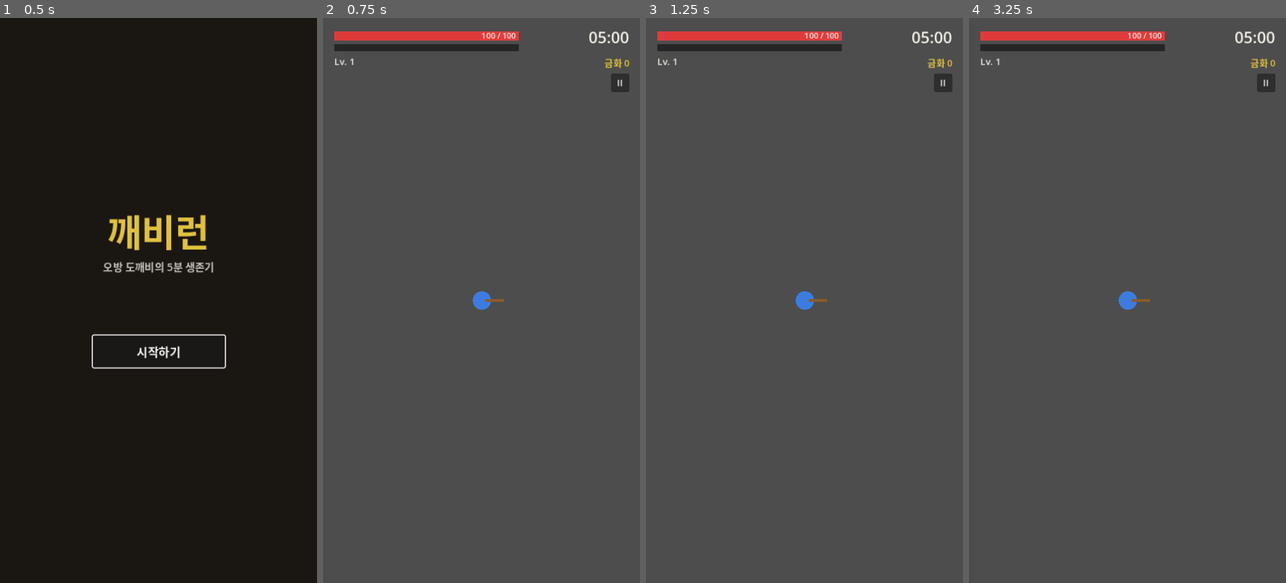
Above: before the commit, frames 1-4 (left to right).
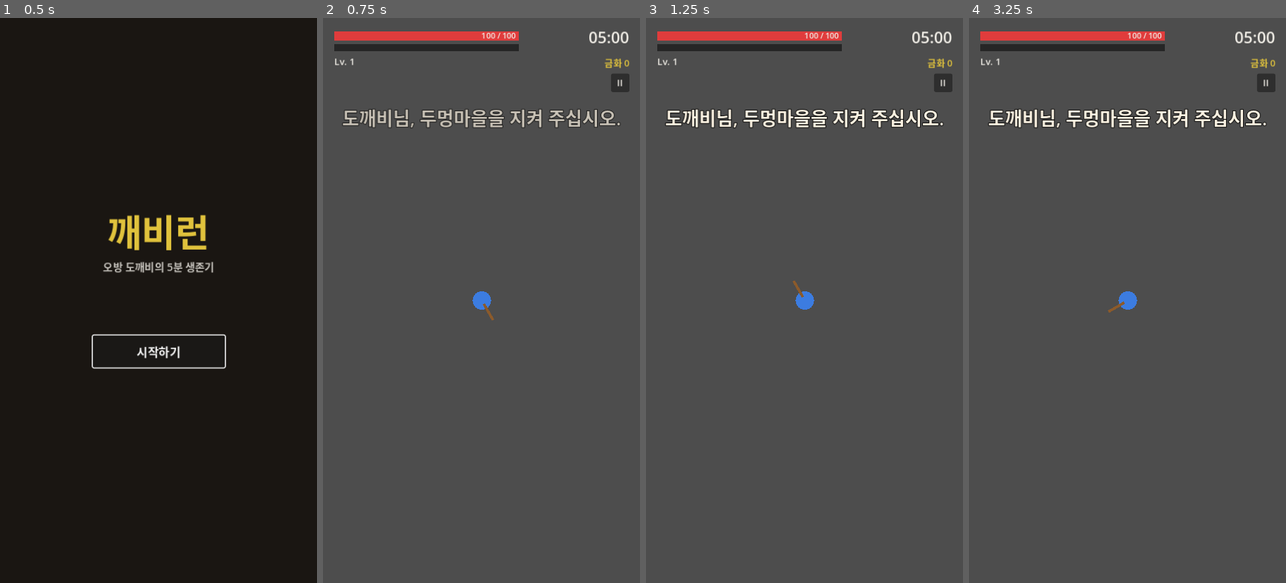
Above: after the commit, the same moments.

Repository: 0xb10ck/kkaebi-run
Game: Godot game, scene res://scenes/main_menu/main_menu.tscn
Same seed, same stepped clock (60 frames per second), same inputs: the game is played once before the commit and once after it.
Inputs:
- Up to frame 1 (0.5 s): no input
- Up to frame 2 (0.75 s): click "시작하기" at 0.5 s
- Up to frame 3 (1.25 s): no input
- Up to frame 4 (3.25 s): click "II" at 1.25 s; click "메인 메뉴로" at 2 s; click "시작하기" at 2.75 s

Frame 1 is identical in both runs. In frame 2, 1.5% of the frame differs, in the area x 6-94%, y 16-54%; in frame 3, 1.6%, in the area x 6-94%, y 16-51%; in frame 4, 1.6%.

Commit message:
feat: align all stats with phase1-spec, add difficulty scaling, spawn curves, toasts, bonus cards, gold shield rework
Co-Authored-By: Claude Opus 4.7 <noreply@anthropic.com>

Diff:
--- a/scenes/ui/result_screen.tscn
+++ b/scenes/ui/result_screen.tscn
@@ -34,7 +34,7 @@
 offset_top = 28.0
 offset_right = 352.0
 offset_bottom = 72.0
-text = "쓰러지셨습니다"
+text = "도깨비가 잠들었습니다"
 horizontal_alignment = 1
 vertical_alignment = 1
 theme_override_colors/font_color = Color(0.941, 0.929, 0.902, 1)
@@ -42,22 +42,23 @@
 
 [node name="Subtitle" type="Label" parent="Root/Panel"]
 layout_mode = 0
-offset_left = 0.0
+offset_left = 8.0
 offset_top = 76.0
-offset_right = 352.0
-offset_bottom = 100.0
-text = "다음에는 더 멀리 가실 수 있습니다"
+offset_right = 344.0
+offset_bottom = 124.0
+text = "신목의 기운을 다시 모으기까지 잠시 기다려 주십시오."
 horizontal_alignment = 1
 vertical_alignment = 1
+autowrap_mode = 2
 theme_override_colors/font_color = Color(0.941, 0.929, 0.902, 0.7)
 theme_override_font_sizes/font_size = 14
 
 [node name="Stats" type="Control" parent="Root/Panel"]
 layout_mode = 0
 offset_left = 20.0
-offset_top = 120.0
+offset_top = 144.0
 offset_right = 332.0
-offset_bottom = 280.0
+offset_bottom = 304.0
 
 [node name="SurviveRow" type="Control" parent="Root/Panel/Stats"]
 layout_mode = 0
@@ -103,7 +104,7 @@
 offset_top = 0.0
 offset_right = 156.0
 offset_bottom = 32.0
-text = "처치 수"
+text = "처치한 잡귀"
 horizontal_alignment = 0
 vertical_alignment = 1
 theme_override_colors/font_color = Color(0.941, 0.929, 0.902, 1)
@@ -134,7 +135,7 @@
 offset_top = 0.0
 offset_right = 156.0
 offset_bottom = 32.0
-text = "최고 레벨"
+text = "도달 레벨"
 horizontal_alignment = 0
 vertical_alignment = 1
 theme_override_colors/font_color = Color(0.941, 0.929, 0.902, 1)
@@ -165,7 +166,7 @@
 offset_top = 0.0
 offset_right = 156.0
 offset_bottom = 32.0
-text = "획득 금화"
+text = "획득한 금화"
 horizontal_alignment = 0
 vertical_alignment = 1
 theme_override_colors/font_color = Color(0.941, 0.929, 0.902, 1)
@@ -186,17 +187,17 @@
 [node name="RestartButton" type="Button" parent="Root/Panel"]
 layout_mode = 0
 offset_left = 76.0
-offset_top = 332.0
+offset_top = 356.0
 offset_right = 276.0
-offset_bottom = 376.0
-text = "다시 시작"
+offset_bottom = 400.0
+text = "다시 도전하기"
 theme_override_font_sizes/font_size = 16
 
 [node name="MainMenuButton" type="Button" parent="Root/Panel"]
 layout_mode = 0
 offset_left = 76.0
-offset_top = 388.0
+offset_top = 412.0
 offset_right = 276.0
-offset_bottom = 432.0
-text = "메인 메뉴로"
-theme_override_font_sizes/font_size = 16
+offset_bottom = 456.0
+text = "메인 메뉴로 돌아가기"
+theme_override_font_sizes/font_size = 16
--- /dev/null
+++ b/scenes/ui/toast.tscn
@@ -0,0 +1,22 @@
+[gd_scene load_steps=2 format=3 uid="uid://b00kkaebi0toast0"]
+
+[ext_resource type="Script" path="res://scripts/toast.gd" id="1_toast"]
+
+[node name="Toast" type="CanvasLayer"]
+layer = 25
+script = ExtResource("1_toast")
+
+[node name="Label" type="Label" parent="."]
+offset_left = 16.0
+offset_top = 120.0
+offset_right = 464.0
+offset_bottom = 180.0
+text = ""
+horizontal_alignment = 1
+vertical_alignment = 1
+autowrap_mode = 2
+clip_text = false
+theme_override_colors/font_color = Color(0.984, 0.949, 0.886, 1)
+theme_override_colors/font_outline_color = Color(0, 0, 0, 1)
+theme_override_constants/outline_size = 4
+theme_override_font_sizes/font_size = 28
--- a/scripts/enemy.gd
+++ b/scripts/enemy.gd
@@ -3,6 +3,7 @@
 
 
 const CONTACT_COOLDOWN: float = 0.5
+const REHIT_COOLDOWN: float = 0.4
 const EXP_GEM_PATH: String = "res://scenes/gameplay/exp_gem.tscn"
 
 
@@ -22,6 +23,7 @@
 var _slow_factor: float = 1.0
 var _slow_remaining: float = 0.0
 var _stun_remaining: float = 0.0
+var _last_hit_by: Dictionary = {}
 
 @onready var _contact_area: Area2D = $ContactArea if has_node("ContactArea") else null
 
@@ -116,9 +118,26 @@
 	pass
 
 
-func take_damage(amount: int) -> void:
+func apply_time_scaling(elapsed: float) -> void:
+	var t: float = maxf(0.0, elapsed)
+	var hp_mult: float = 1.0 + floor(t / 30.0) * 0.10
+	var speed_mult: float = 1.0 + floor(t / 60.0) * 0.05
+	var dmg_mult: float = 1.0 + floor(t / 90.0) * 0.10
+	max_hp = int(round(float(max_hp) * hp_mult))
+	move_speed = move_speed * speed_mult
+	contact_damage = int(round(float(contact_damage) * dmg_mult))
+	hp = max_hp
+
+
+func take_damage(amount: int, attacker: Object = null) -> void:
 	if is_dying:
 		return
+	if attacker != null:
+		var aid: int = attacker.get_instance_id()
+		var now: float = Time.get_ticks_msec() / 1000.0
+		if _last_hit_by.has(aid) and (now - float(_last_hit_by[aid])) < REHIT_COOLDOWN:
+			return
+		_last_hit_by[aid] = now
 	hp = max(0, hp - amount)
 	if hp <= 0:
 		die()
--- a/scripts/enemy_egg.gd
+++ b/scripts/enemy_egg.gd
@@ -7,10 +7,12 @@
 
 
 func _ready() -> void:
-	max_hp = 4
-	move_speed = 120.0
-	contact_damage = 5
-	exp_drop_value = 1
+	max_hp = 15
+	move_speed = 140.0
+	contact_damage = 6
+	exp_drop_value = 2
+	coin_drop_value = 1
+	coin_drop_chance = 0.15
 	hp = max_hp
 	super._ready()
 
--- a/scripts/enemy_fire.gd
+++ b/scripts/enemy_fire.gd
@@ -3,9 +3,11 @@
 
 func _ready() -> void:
 	max_hp = 8
-	move_speed = 60.0
-	contact_damage = 8
+	move_speed = 80.0
+	contact_damage = 4
 	exp_drop_value = 1
+	coin_drop_value = 1
+	coin_drop_chance = 0.10
 	hp = max_hp
 	super._ready()
 
--- a/scripts/enemy_water.gd
+++ b/scripts/enemy_water.gd
@@ -1,17 +1,17 @@
 extends Enemy
 
 
-const SLOW_FACTOR: float = 0.5
-const SLOW_DURATION: float = 1.5
+const SLOW_FACTOR: float = 0.7
+const SLOW_DURATION: float = 1.0
 
 
 func _ready() -> void:
-	max_hp = 15
-	move_speed = 80.0
-	contact_damage = 12
+	max_hp = 40
+	move_speed = 50.0
+	contact_damage = 10
 	exp_drop_value = 5
 	coin_drop_value = 2
-	coin_drop_chance = 1.0
+	coin_drop_chance = 0.50
 	hp = max_hp
 	super._ready()
 
--- a/scripts/level_up_panel.gd
+++ b/scripts/level_up_panel.gd
@@ -31,18 +31,24 @@
 		var offer: Dictionary = offers[i]
 		_apply_offer_to_card(card, offer)
 		var button: Button = card.get_node("VBoxContainer/SelectButton") as Button
-		var skill_id: String = String(offer["id"])
+		var offer_local: Dictionary = offer
 		var cb: Callable = func() -> void:
-			_on_pick(skill_id, player, manager)
+			_on_pick(offer_local, player, manager)
 		button.pressed.connect(cb)
 		_connected.append({"btn": button, "cb": cb})
 	visible = true
 	get_tree().paused = true
 
 
-func _on_pick(skill_id: String, player: Node, manager: Node) -> void:
-	if is_instance_valid(manager) and manager.has_method("acquire"):
-		manager.acquire(skill_id, player)
+func _on_pick(offer: Dictionary, player: Node, manager: Node) -> void:
+	var type_str: String = String(offer.get("type", "skill"))
+	var pick_id: String = String(offer["id"])
+	if type_str == "bonus":
+		if is_instance_valid(player) and player.has_method("apply_bonus"):
+			player.apply_bonus(pick_id)
+	else:
+		if is_instance_valid(manager) and manager.has_method("acquire"):
+			manager.acquire(pick_id, player)
 	_disconnect_all()
 	visible = false
 	get_tree().paused = false
--- a/scripts/main.gd
+++ b/scripts/main.gd
@@ -7,23 +7,43 @@
 const HUD_SCENE: PackedScene = preload("res://scenes/ui/hud.tscn")
 const RESULT_SCENE: PackedScene = preload("res://scenes/ui/result_screen.tscn")
 const PAUSE_SCENE: PackedScene = preload("res://scenes/ui/pause_menu.tscn")
+const TOAST_SCENE: PackedScene = preload("res://scenes/ui/toast.tscn")
 const MAIN_MENU_PATH: String = "res://scenes/main_menu/main_menu.tscn"
 
 const STAGE_DURATION: float = 300.0
-const SPAWN_INTERVAL_INITIAL: float = 2.0
-const SPAWN_INTERVAL_MIN: float = 0.3
-const SPAWN_INTERVAL_STEP: float = 0.2
-const SPAWN_INTERVAL_PERIOD: float = 30.0
 
 const SPAWN_RADIUS_MIN: float = 300.0
 const SPAWN_RADIUS_MAX: float = 400.0
 
-const EGG_FLOCK_MIN: int = 3
-const EGG_FLOCK_MAX: int = 5
-const EGG_FLOCK_SPREAD: float = 40.0
-
-const COUNT_TIER1_AT: float = 100.0
-const COUNT_TIER2_AT: float = 200.0
+const EGG_FLOCK_SIZE: int = 4
+const EGG_FLOCK_SPACING: float = 30.0
+
+const ENEMY_CAP: int = 120
+const ZERO_POLL_INTERVAL: float = 1.0
+
+# §7.5 toast copy.
+const TOAST_START: String = "도깨비님, 두멍마을을 지켜 주십시오."
+const TOAST_FIRST_LEVEL: String = "힘이 차오릅니다. 신통을 골라 주십시오."
+const TOAST_AT_90S: String = "물귀신이 다가옵니다. 발을 조심하십시오."
+const TOAST_AT_240S: String = "검은 안개가 짙어집니다. 곧 끝이 보입니다."
+const TOAST_AT_290S: String = "잠시만 더 버텨 주십시오."
+const TOAST_CLEAR_IMMINENT: String = "두멍마을의 새벽이 밝아옵니다."
+
+# Fire the "clear imminent" toast a few seconds before the stage clears so the
+# 1.5s toast fully plays before the result screen takes over.
+const TOAST_CLEAR_IMMINENT_AT: float = 297.0
+
+# §5.2 spawn curve. Rows are sorted by t_start ascending — _current_tier() picks
+# the latest row whose t_start <= elapsed. {type}_n=0 means that type is off in
+# the tier; in that case the timer polls every ZERO_POLL_INTERVAL seconds.
+const SPAWN_TIERS: Array = [
+	{"t_start":   0.0, "fire_n":  8, "fire_p": 15.0, "egg_n": 0, "egg_p": 20.0, "water_n": 0, "water_p": 30.0},
+	{"t_start":  30.0, "fire_n": 12, "fire_p": 15.0, "egg_n": 1, "egg_p": 20.0, "water_n": 0, "water_p": 30.0},
+	{"t_start":  90.0, "fire_n": 16, "fire_p": 15.0, "egg_n": 2, "egg_p": 20.0, "water_n": 1, "water_p": 30.0},
+	{"t_start": 150.0, "fire_n": 24, "fire_p": 15.0, "egg_n": 3, "egg_p": 20.0, "water_n": 1, "water_p": 20.0},
+	{"t_start": 210.0, "fire_n": 32, "fire_p": 15.0, "egg_n": 4, "egg_p": 20.0, "water_n": 2, "water_p": 20.0},
+	{"t_start": 270.0, "fire_n": 40, "fire_p": 10.0, "egg_n": 6, "egg_p": 15.0, "water_n": 3, "water_p": 15.0},
+]
 
 
 enum State { PLAYING, DEAD, CLEARED }
@@ -33,7 +53,9 @@
 @onready var player: Node2D = $Player
 @onready var enemy_container: Node2D = $EnemyContainer
 
-var _spawn_timer: float = 0.0
+var _fire_timer: float = 0.0
+var _egg_timer: float = 0.0
+var _water_timer: float = 0.0
 var skill_manager: SkillManager
 var level_up_panel: CanvasLayer
 var _level_up_queue: int = 0
@@ -51,6 +73,13 @@
 var _hud: CanvasLayer
 var _result_screen: CanvasLayer
 var _pause_menu: CanvasLayer
+var _toast: CanvasLayer
+
+var _toast_first_level_done: bool = false
+var _toast_90_done: bool = false
+var _toast_240_done: bool = false
+var _toast_290_done: bool = false
+var _toast_clear_done: bool = false
 
 
 func _ready() -> void:
@@ -69,6 +98,8 @@
 	add_child(_pause_menu)
 	_result_screen = RESULT_SCENE.instantiate()
 	add_child(_result_screen)
+	_toast = TOAST_SCENE.instantiate()
+	add_child(_toast)
 
 	if is_instance_valid(player):
 		if player.has_signal("hp_changed"):
@@ -91,11 +122,13 @@
 		max_level = _current_level
 		_current_exp = int(player.exp)
 		_current_exp_to_next = int(player.exp_to_next)
-		_hud.set_hp(int(player.hp), int(player.MAX_HP))
+		_hud.set_hp(int(player.hp), int(player.max_hp))
 		_hud.set_exp(_current_exp, _current_exp_to_next, _current_level)
 	_hud.set_coins(coins)
 	_hud.set_time(time_left)
 
+	_show_toast(TOAST_START)
+
 
 func _on_player_level_up(level: int) -> void:
 	_current_level = level
@@ -103,6 +136,9 @@
 	if _hud:
 		_hud.set_exp(_current_exp, _current_exp_to_next, level)
 		_hud.level_up_effect()
+	if not _toast_first_level_done:
+		_toast_first_level_done = true
+		_show_toast(TOAST_FIRST_LEVEL)
 	_level_up_queue += 1
 	_present_next_offer()
 
@@ -196,60 +232,127 @@
 	time_left = maxf(0.0, time_left - delta)
 	if _hud:
 		_hud.set_time(time_left)
+	var elapsed: float = STAGE_DURATION - time_left
+	_tick_time_toasts(elapsed)
 	if time_left <= 0.0:
 		_on_stage_cleared()
 		return
-	_spawn_timer -= delta
-	if _spawn_timer <= 0.0:
-		_spawn_wave()
-		_spawn_timer = _current_spawn_interval()
-
-
-func _current_spawn_interval() -> float:
+	_tick_spawns(delta)
+
+
+func _tick_time_toasts(elapsed: float) -> void:
+	if not _toast_90_done and elapsed >= 90.0:
+		_toast_90_done = true
+		_show_toast(TOAST_AT_90S)
+	if not _toast_240_done and elapsed >= 240.0:
+		_toast_240_done = true
+		_show_toast(TOAST_AT_240S)
+	if not _toast_290_done and elapsed >= 290.0:
+		_toast_290_done = true
+		_show_toast(TOAST_AT_290S)
+	if not _toast_clear_done and elapsed >= TOAST_CLEAR_IMMINENT_AT:
+		_toast_clear_done = true
+		_show_toast(TOAST_CLEAR_IMMINENT)
+
+
+func _show_toast(text: String) -> void:
+	if _toast and _toast.has_method("show_message"):
+		_toast.show_message(text)
+
+
+func _tick_spawns(delta: float) -> void:
 	var elapsed: float = STAGE_DURATION - time_left
-	var step_count: int = int(elapsed / SPAWN_INTERVAL_PERIOD)
-	var interval: float = SPAWN_INTERVAL_INITIAL - SPAWN_INTERVAL_STEP * float(step_count)
-	return maxf(SPAWN_INTERVAL_MIN, interval)
-
-
-func _current_spawn_count() -> int:
-	var elapsed: float = STAGE_DURATION - time_left
-	if elapsed < COUNT_TIER1_AT:
-		return 1
-	if elapsed < COUNT_TIER2_AT:
-		return 2
-	return 3
-
-
-func _spawn_wave() -> void:
-	var count: int = _current_spawn_count()
-	for i in count:
-		var pick: int = randi() % 3
-		if pick == 0:
-			_spawn_single(ENEMY_FIRE)
-		elif pick == 1:
-			_spawn_egg_flock()
+	var tier: Dictionary = _current_tier(elapsed)
+
+	_fire_timer -= delta
+	if _fire_timer <= 0.0:
+		if int(tier["fire_n"]) > 0:
+			_spawn_single(ENEMY_FIRE, elapsed)
+			_fire_timer = float(tier["fire_p"]) / float(tier["fire_n"])
 		else:
-			_spawn_single(ENEMY_WATER)
-
-
-func _spawn_single(scene: PackedScene) -> void:
+			_fire_timer = ZERO_POLL_INTERVAL
+
+	_egg_timer -= delta
+	if _egg_timer <= 0.0:
+		if int(tier["egg_n"]) > 0:
+			_spawn_egg_flock(elapsed)
+			_egg_timer = float(tier["egg_p"]) / float(tier["egg_n"])
+		else:
+			_egg_timer = ZERO_POLL_INTERVAL
+
+	_water_timer -= delta
+	if _water_timer <= 0.0:
+		if int(tier["water_n"]) > 0:
+			_spawn_single(ENEMY_WATER, elapsed)
+			_water_timer = float(tier["water_p"]) / float(tier["water_n"])
+		else:
+			_water_timer = ZERO_POLL_INTERVAL
+
+
+func _current_tier(elapsed: float) -> Dictionary:
+	var picked: Dictionary = SPAWN_TIERS[0]
+	for row in SPAWN_TIERS:
+		if elapsed >= float(row["t_start"]):
+			picked = row
+		else:
+			break
+	return picked
+
+
+func _spawn_single(scene: PackedScene, elapsed: float) -> void:
+	_enforce_cap(1)
 	var enemy: Node2D = scene.instantiate()
 	enemy.global_position = _random_spawn_point()
 	enemy_container.add_child(enemy)
-
-
-func _spawn_egg_flock() -> void:
+	if enemy.has_method("apply_time_scaling"):
+		enemy.apply_time_scaling(elapsed)
+
+
+func _spawn_egg_flock(elapsed: float) -> void:
+	_enforce_cap(EGG_FLOCK_SIZE)
 	var center: Vector2 = _random_spawn_point()
-	var n: int = randi_range(EGG_FLOCK_MIN, EGG_FLOCK_MAX)
-	for i in n:
-		var offset: Vector2 = Vector2(
-			randf_range(-EGG_FLOCK_SPREAD, EGG_FLOCK_SPREAD),
-			randf_range(-EGG_FLOCK_SPREAD, EGG_FLOCK_SPREAD)
-		)
+	var half: float = EGG_FLOCK_SPACING * 0.5
+	var offsets: Array = [
+		Vector2(-half, -half),
+		Vector2( half, -half),
+		Vector2(-half,  half),
+		Vector2( half,  half),
+	]
+	for off in offsets:
 		var enemy: Node2D = ENEMY_EGG.instantiate()
-		enemy.global_position = center + offset
+		enemy.global_position = center + off
 		enemy_container.add_child(enemy)
+		if enemy.has_method("apply_time_scaling"):
+			enemy.apply_time_scaling(elapsed)
+
+
+func _enforce_cap(extra: int) -> void:
+	var available: int = ENEMY_CAP - enemy_container.get_child_count()
+	while available < extra:
+		var farthest: Node2D = _find_farthest_enemy()
+		if farthest == null:
+			return
+		enemy_container.remove_child(farthest)
+		farthest.queue_free()
+		available += 1
+
+
+func _find_farthest_enemy() -> Node2D:
+	if not is_instance_valid(player):
+		return null
+	var farthest: Node2D = null
+	var max_dist_sq: float = -1.0
+	var ppos: Vector2 = player.global_position
+	for child in enemy_container.get_children():
+		if not (child is Enemy):
+			continue
+		if child.is_dying:
+			continue
+		var d: float = (child.global_position - ppos).length_squared()
+		if d > max_dist_sq:
+			max_dist_sq = d
+			farthest = child
+	return farthest
 
 
 func _random_spawn_point() -> Vector2:
--- a/scripts/player.gd
+++ b/scripts/player.gd
@@ -1,12 +1,13 @@
 extends CharacterBody2D
 
 
-const SPEED: float = 200.0
-const MAX_HP: int = 100
-const INVINCIBLE_TIME: float = 0.5
+const SPEED: float = 180.0
+const BASE_MAX_HP: int = 100
+const INVINCIBLE_TIME: float = 0.6
 const ATTACK_INTERVAL: float = 1.0
 const ATTACK_RADIUS: float = 80.0
-const ATTACK_DAMAGE: int = 20
+const ATTACK_DAMAGE: int = 12
+const BAT_ROTATION_SPEED: float = TAU
 
 
 signal hp_changed(hp: int, max_hp: int)
@@ -15,13 +16,15 @@
 signal died
 
 
-var hp: int = MAX_HP
+var max_hp: int = BASE_MAX_HP
+var hp: int = BASE_MAX_HP
 var level: int = 1
 var exp: int = 0
-var exp_to_next: int = 15
+var exp_to_next: int = 5
 var invincible: bool = false
 var attack_timer: float = 0.0
-var shield_chance: float = 0.0
+var move_speed_mult: float = 1.0
+var exp_gain_mult: float = 1.0
 var _slow_factor: float = 1.0
 var _slow_remaining: float = 0.0
 
@@ -30,7 +33,6 @@
 @onready var _camera: Camera2D = $Camera2D
 @onready var _bat: Node2D = $Bat
 
-var _bat_tween: Tween
 var _dead: bool = false
 
 
@@ -38,7 +40,7 @@
 	add_to_group("player")
 	_camera.make_current()
 	_exp_pickup_area.area_entered.connect(_on_exp_pickup_area_entered)
-	hp_changed.emit(hp, MAX_HP)
+	hp_changed.emit(hp, max_hp)
 	level_up.emit(level)
 	exp_changed.emit(exp, exp_to_next)
 
@@ -53,8 +55,11 @@
 			_slow_remaining = 0.0
 			_slow_factor = 1.0
 	var dir: Vector2 = Input.get_vector("ui_left", "ui_right", "ui_up", "ui_down")
-	velocity = dir * SPEED * _slow_factor
+	velocity = dir * SPEED * move_speed_mult * _slow_factor
 	move_and_slide()
+
+	if is_instance_valid(_bat):
+		_bat.rotation = fmod(_bat.rotation + BAT_ROTATION_SPEED * delta, TAU)
 
 	attack_timer += delta
 	if attack_timer >= ATTACK_INTERVAL:
@@ -65,21 +70,10 @@
 func _perform_attack() -> void:
 	for body in _attack_area.get_overlapping_bodies():
 		if body.has_method("take_damage"):
-			body.take_damage(ATTACK_DAMAGE)
+			body.take_damage(ATTACK_DAMAGE, self)
 	for area in _attack_area.get_overlapping_areas():
 		if area.has_method("take_damage"):
-			area.take_damage(ATTACK_DAMAGE)
-	_spin_bat()
-
-
-func _spin_bat() -> void:
-	if not is_instance_valid(_bat):
-		return
-	if _bat_tween and _bat_tween.is_valid():
-		_bat_tween.kill()
-	_bat.rotation = 0.0
-	_bat_tween = create_tween()
-	_bat_tween.tween_property(_bat, "rotation", TAU, 0.3)
+			area.take_damage(ATTACK_DAMAGE, self)
 
 
 func apply_slow(factor: float, duration: float) -> void:
@@ -95,10 +89,11 @@
 func take_damage(amount: int) -> void:
 	if _dead or invincible:
 		return
-	if shield_chance > 0.0 and randf() < shield_chance:
+	var shield: Node = get_node_or_null("GoldShield")
+	if shield and shield.has_method("try_absorb") and shield.try_absorb():
 		return
 	hp = max(0, hp - amount)
-	hp_changed.emit(hp, MAX_HP)
+	hp_changed.emit(hp, max_hp)
 	if hp <= 0:
 		_dead = true
 		died.emit()
@@ -107,6 +102,20 @@
 	await get_tree().create_timer(INVINCIBLE_TIME).timeout
 	if is_instance_valid(self):
 		invincible = false
+
+
+func apply_bonus(bonus_id: String) -> void:
+	if _dead:
+		return
+	match bonus_id:
+		"bonus_max_hp":
+			max_hp += 20
+			hp += 20
+			hp_changed.emit(hp, max_hp)
+		"bonus_speed":
+			move_speed_mult += 0.05
+		"bonus_exp_gain":
+			exp_gain_mult += 0.10
 
 
 func _on_exp_pickup_area_entered(area: Area2D) -> void:
@@ -121,7 +130,10 @@
 		area.collect()
 	else:
 		area.queue_free()
-	_add_exp(value)
+	var adjusted: int = int(round(float(value) * exp_gain_mult))
+	if adjusted < 1:
+		adjusted = 1
+	_add_exp(adjusted)
 
 
 func _add_exp(amount: int) -> void:
@@ -129,10 +141,23 @@
 	while exp >= exp_to_next:
 		exp -= exp_to_next
 		level += 1
-		exp_to_next = level * 15
+		exp_to_next = _required_exp_for_level(level)
 		level_up.emit(level)
 	exp_changed.emit(exp, exp_to_next)
 
 
+func _required_exp_for_level(lv: int) -> int:
+	if lv <= 1:
+		return 5
+	elif lv == 2:
+		return 8
+	elif lv == 3:
+		return 12
+	elif lv == 4:
+		return 16
+	else:
+		return 16 + (lv - 4) * 6
+
+
 func _draw() -> void:
 	draw_circle(Vector2.ZERO, 14.0, Color("#3C7CE0"))
--- a/scripts/result_screen.gd
+++ b/scripts/result_screen.gd
@@ -7,10 +7,11 @@
 
 const STAGE_FULL_SEC: int = 300
 
-const TITLE_DIED: String = "쓰러지셨습니다"
-const SUBTITLE_DIED: String = "다음에는 더 멀리 가실 수 있습니다"
-const TITLE_CLEAR: String = "5분을 버텨내셨습니다"
-const SUBTITLE_CLEAR: String = "깨비런 첫 스테이지를 클리어하셨어요"
+# §7.2 / §7.3 result-screen copy.
+const TITLE_DIED: String = "도깨비가 잠들었습니다"
+const SUBTITLE_DIED: String = "신목의 기운을 다시 모으기까지 잠시 기다려 주십시오."
+const TITLE_CLEAR: String = "스테이지를 완수하셨습니다"
+const SUBTITLE_CLEAR: String = "두멍마을의 밤이 다시 조용해졌습니다. 도깨비님 덕분입니다."
 
 
 @onready var _root: Control = $Root
--- a/scripts/skill_manager.gd
+++ b/scripts/skill_manager.gd
@@ -27,7 +27,7 @@
 	"gold_shield": {
 		"name": "금빛 방패",
 		"color": "#F0EDE6",
-		"desc": "피격 시 30% 확률로 반사합니다",
+		"desc": "1회 피격을 완전히 막아주는 보호막. 소진 후 5초 뒤 재생성됩니다.",
 		"scene": preload("res://scenes/skills/gold_shield.tscn"),
 	},
 	"rock_throw": {
@@ -35,6 +35,24 @@
 		"color": "#E0C23C",
 		"desc": "가장 먼 적에게 발사, 스턴 0.5초",
 		"scene": preload("res://scenes/skills/rock_throw.tscn"),
+	},
+}
+
+const BONUS_DEFS: Dictionary = {
+	"bonus_max_hp": {
+		"name": "최대 HP +20",
+		"color": "#E07A3C",
+		"desc": "최대 체력이 20 증가하고 즉시 회복됩니다.",
+	},
+	"bonus_speed": {
+		"name": "이동 속도 +5%",
+		"color": "#7AC4FF",
+		"desc": "이동 속도가 영구적으로 5% 증가합니다.",
+	},
+	"bonus_exp_gain": {
+		"name": "경험치 획득량 +10%",
+		"color": "#B8E03C",
+		"desc": "경험치 보석에서 얻는 경험치가 영구적으로 10% 증가합니다.",
 	},
 }
 
@@ -47,34 +65,41 @@
 	for id in SKILL_DEFS.keys():
 		if not owned.has(id):
 			unowned_ids.append(id)
+	unowned_ids.shuffle()
 
-	var pool: Array
-	if unowned_ids.size() > 0:
-		pool = unowned_ids.duplicate()
-	else:
-		pool = []
-		for id in owned.keys():
-			if int(owned[id]["level"]) < MAX_SKILL_LEVEL:
-				pool.append(id)
-
-	pool.shuffle()
-	var picked: Array = pool.slice(0, OFFER_SIZE)
+	var skill_pick_count: int = min(unowned_ids.size(), OFFER_SIZE)
+	var skill_picks: Array = unowned_ids.slice(0, skill_pick_count)
+	var bonus_slots: int = OFFER_SIZE - skill_pick_count
 
 	var offers: Array = []
-	for id in picked:
+	for id in skill_picks:
 		var def: Dictionary = SKILL_DEFS[id]
-		var is_owned: bool = owned.has(id)
-		var current_level: int = 0
-		if is_owned:
-			current_level = int(owned[id]["level"])
 		offers.append({
+			"type": "skill",
 			"id": id,
 			"name": def["name"],
 			"color": def["color"],
 			"desc": def["desc"],
-			"owned": is_owned,
-			"current_level": current_level,
+			"owned": false,
+			"current_level": 0,
 		})
+
+	if bonus_slots > 0:
+		var bonus_ids: Array = BONUS_DEFS.keys()
+		bonus_ids.shuffle()
+		var picked_bonus: Array = bonus_ids.slice(0, bonus_slots)
+		for bid in picked_bonus:
+			var bdef: Dictionary = BONUS_DEFS[bid]
+			offers.append({
+				"type": "bonus",
+				"id": bid,
+				"name": bdef["name"],
+				"color": bdef["color"],
+				"desc": bdef["desc"],
+				"owned": false,
+				"current_level": 0,
+			})
+
 	return offers
 
 
--- a/scripts/skills/gold_shield.gd
+++ b/scripts/skills/gold_shield.gd
@@ -2,22 +2,41 @@
 extends SkillBase
 
 
-const SHIELD_CHANCE: float = 0.3
 const SHIELD_RADIUS: float = 24.0
 const SHIELD_COLOR: Color = Color("#F0EDE6", 0.4)
+const RESPAWN_TIME: float = 5.0
+
+
+var has_shield: bool = true
+var _respawn_timer: float = 0.0
 
 
 func _ready() -> void:
 	cooldown = 0.0
 	super._ready()
-	if is_instance_valid(player):
-		player.set("shield_chance", SHIELD_CHANCE)
+	has_shield = true
+	_respawn_timer = 0.0
+	queue_redraw()
+
+
+func _process(delta: float) -> void:
+	if has_shield:
+		return
+	_respawn_timer = maxf(0.0, _respawn_timer - delta)
+	if _respawn_timer <= 0.0:
+		has_shield = true
+		queue_redraw()
+
+
+func try_absorb() -> bool:
+	if not has_shield:
+		return false
+	has_shield = false
+	_respawn_timer = RESPAWN_TIME
+	queue_redraw()
+	return true
 
 
 func _draw() -> void:
-	draw_circle(Vector2.ZERO, SHIELD_RADIUS, SHIELD_COLOR)
-
-
-func _exit_tree() -> void:
-	if is_instance_valid(player):
-		player.set("shield_chance", 0.0)
+	if has_shield:
+		draw_circle(Vector2.ZERO, SHIELD_RADIUS, SHIELD_COLOR)
--- /dev/null
+++ b/scripts/toast.gd
@@ -0,0 +1,30 @@
+extends CanvasLayer
+
+
+# Total visible time ~1.5s (fade-in + hold + fade-out).
+const FADE_IN_TIME: float = 0.25
+const HOLD_TIME: float = 1.0
+const FADE_OUT_TIME: float = 0.25
+
+
+@onready var _label: Label = $Label
+
+var _tween: Tween
+
+
+func _ready() -> void:
+	# Toast must keep playing while game is paused (e.g. during level-up panel).
+	process_mode = Node.PROCESS_MODE_ALWAYS
+	_label.process_mode = Node.PROCESS_MODE_ALWAYS
+	_label.modulate.a = 0.0
+
+
+func show_message(text: String) -> void:
+	if _tween != null and _tween.is_valid():
+		_tween.kill()
+	_label.text = text
+	_label.modulate.a = 0.0
+	_tween = create_tween()
+	_tween.tween_property(_label, "modulate:a", 1.0, FADE_IN_TIME)
+	_tween.tween_interval(HOLD_TIME)
+	_tween.tween_property(_label, "modulate:a", 0.0, FADE_OUT_TIME)
Not shown, added: scripts/toast.gd.uid
